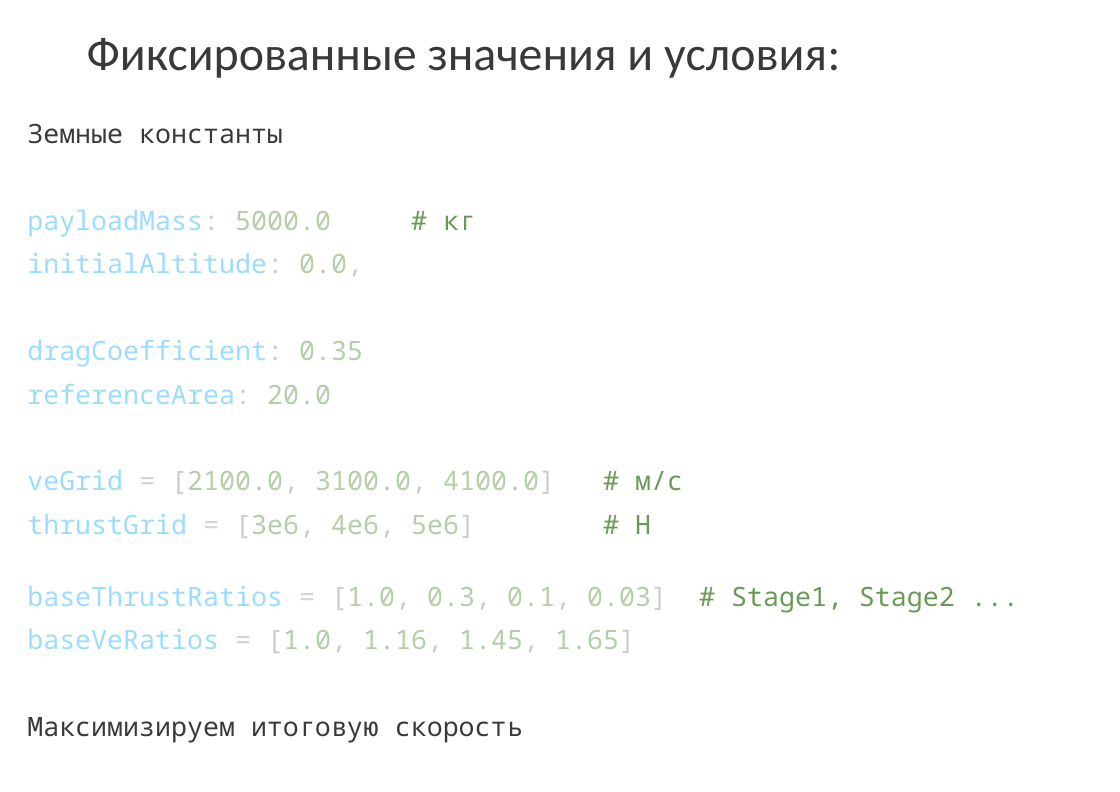
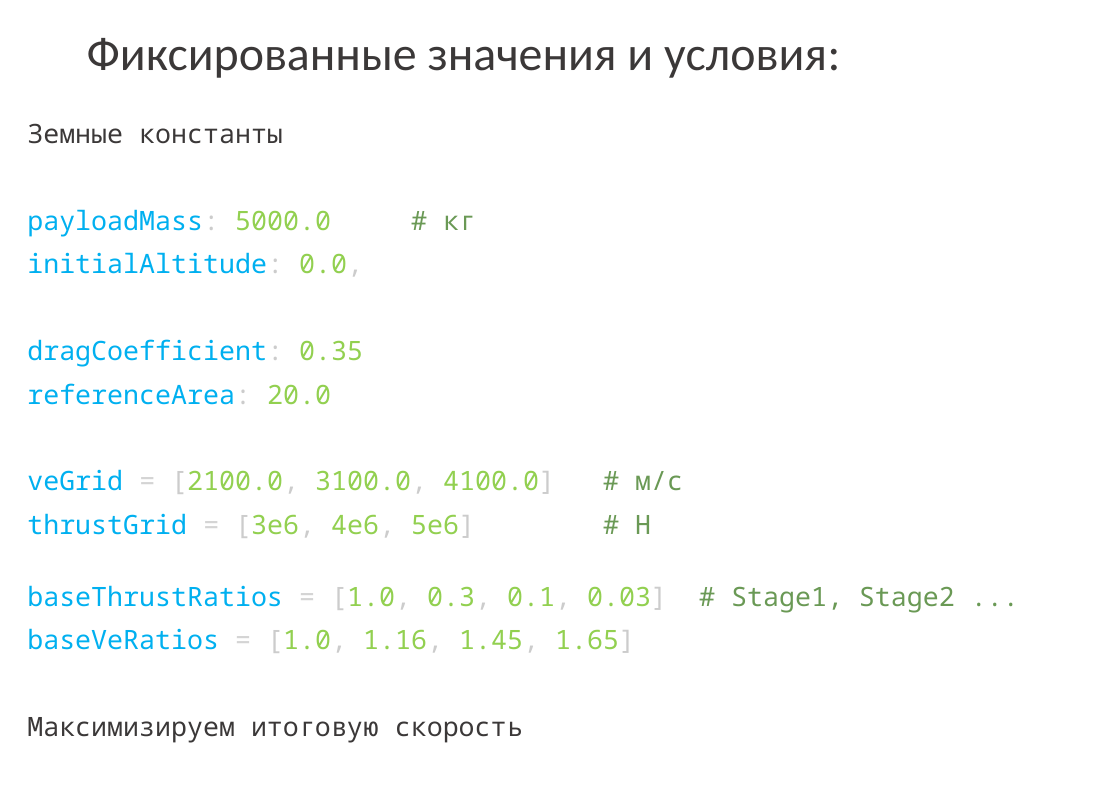
Before and after one commit to FasterXaos/Project-Ascensus, a slide deck: slide 1 of docs/ThrustVsExhaustVelocityAnalysis.pptx. Drawn at 1120x792 pixels with LibreOffice and Linux fonts; fonts in the diff are those of the drawing. Boxes give left, top, right and bottom in pixels: in the first picture for what was removed or moved away, otherwise in the second. Text is boxed around its words. In the diff, an @@ line names an element or a change of style, - is before the commit and + after.

```diff
--- a/docs/ThrustVsExhaustVelocityAnalysis.pptx
+++ b/docs/ThrustVsExhaustVelocityAnalysis.pptx
@@ text at (x1=27, y1=209, x2=683, y2=653): text colour #9CDCFE to #00B0F0 in "payloadMass:", "initialAltitude:", "dragCoefficient:", "referenceArea:" and 4 more places; text colour #B5CEA8 to #92D050 in "5000.0", "0.0,", "0.35", "20.0" and 4 more places @@
```
Also in this commit, not shown: 3 slides added, 1 other file.
